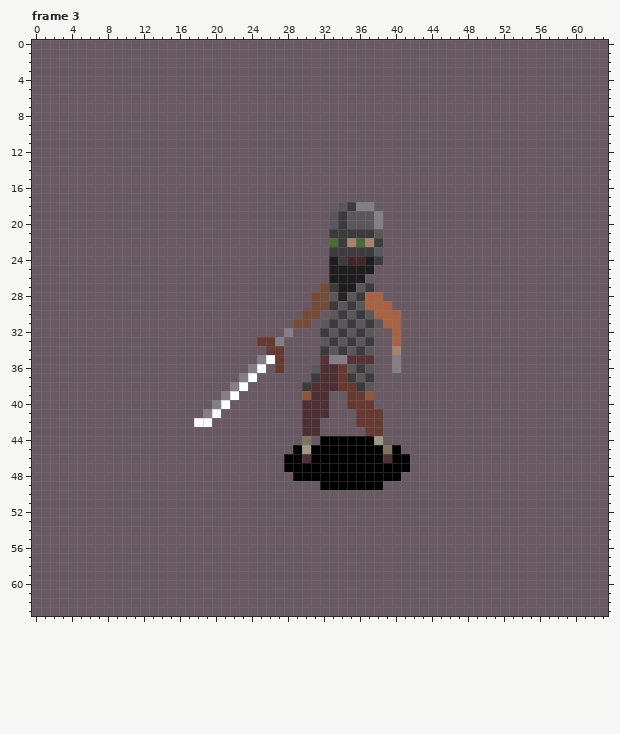
Pixel-art file: assets/aseprite/human/human_death.ase. The picture above is the old version.
64x64 pixels, 11 frames. Colours within 5 levels of each other are drawn and written as one. Shown: frame 3. The commit also changed other frames, which this record leaves out.
The same view after the edit:
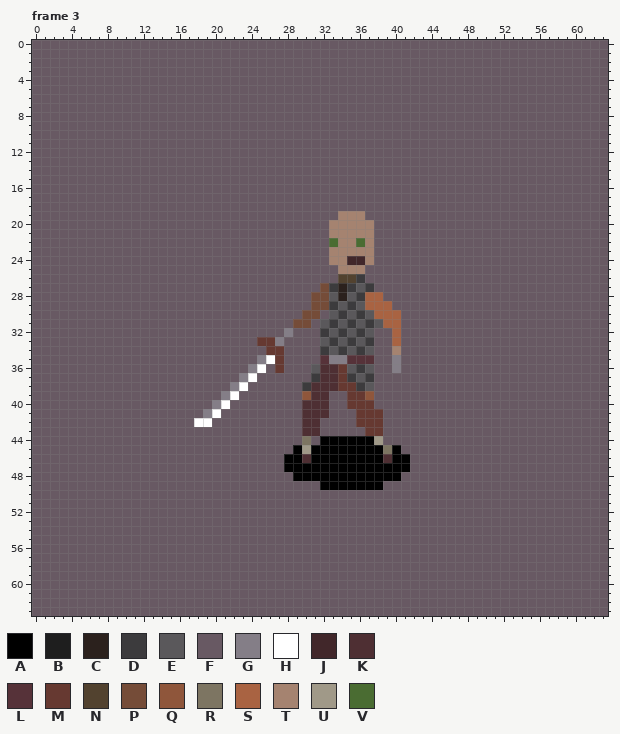
Palette (. is transparent): A #000000  B #1e1e1e  C #2b211d  D #3c3b3d  E #5a585b  F #685963  G #847e87  H #ffffff  J #41272a  K #4e2f33  L #563239  M #663931  N #52422f  P #754c38  Q #8f563b  R #7d7562  S #a96342  T #a58370  U #a09988  V #4a6c32
What changed:
{"change": "layer \"head/facial_hair/facial_hair_0\" now hidden"}
{"change": "layer \"head/headwear/viking_helmet\" now hidden"}
{"where": "frame 3"}
{"frame":3,"y":18,"x":34,"old":"EDGG","new":"FFFF"}
{"frame":3,"y":19,"x":33,"old":"EDEEEG","new":"FTTTFF"}
{"frame":3,"y":20,"x":33,"old":"EDEEEG","new":"TTTTTF"}
{"frame":3,"y":21,"x":33,"old":"DDDDDE","new":"TTTTTF"}
{"frame":3,"y":22,"x":34,"old":"D","new":"T"}
{"frame":3,"y":22,"x":38,"old":"D","new":"F"}
{"frame":3,"y":23,"x":33,"old":"DDDDDE","new":"TTTTTF"}
{"frame":3,"y":24,"x":33,"old":"BD","new":"TT"}
{"frame":3,"y":24,"x":37,"old":"BD","new":"TF"}
{"frame":3,"y":25,"x":33,"old":"BBBBB","new":"FTTTF"}
{"frame":3,"y":26,"x":33,"old":"BBBB","new":"FNND"}
{"frame":3,"y":27,"x":34,"old":"BB","new":"CD"}
